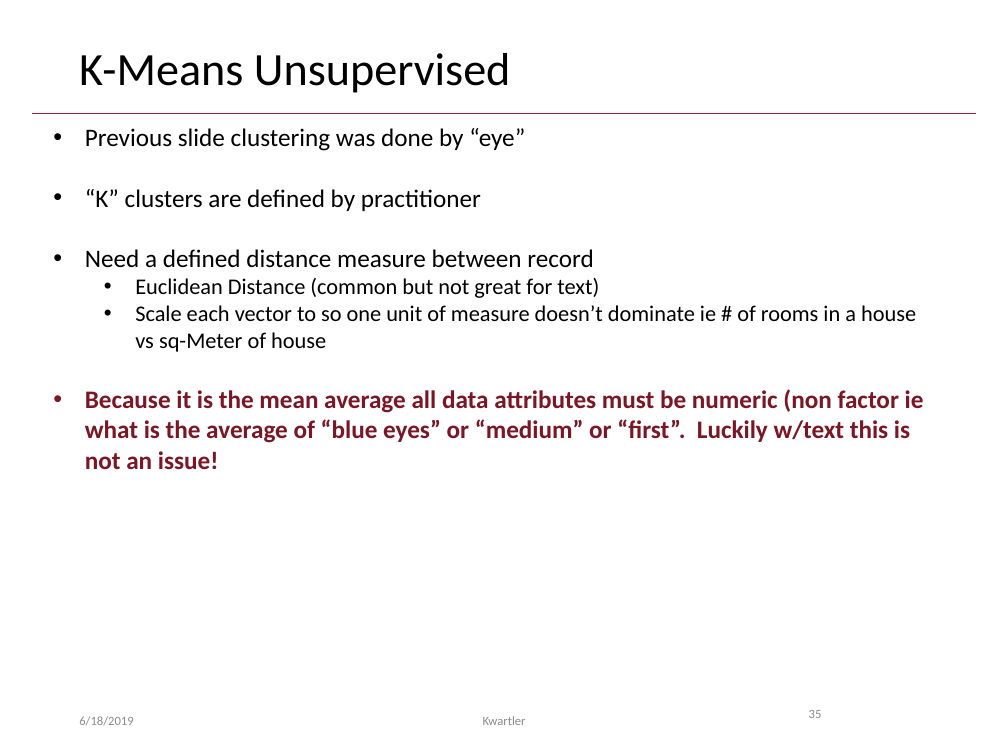
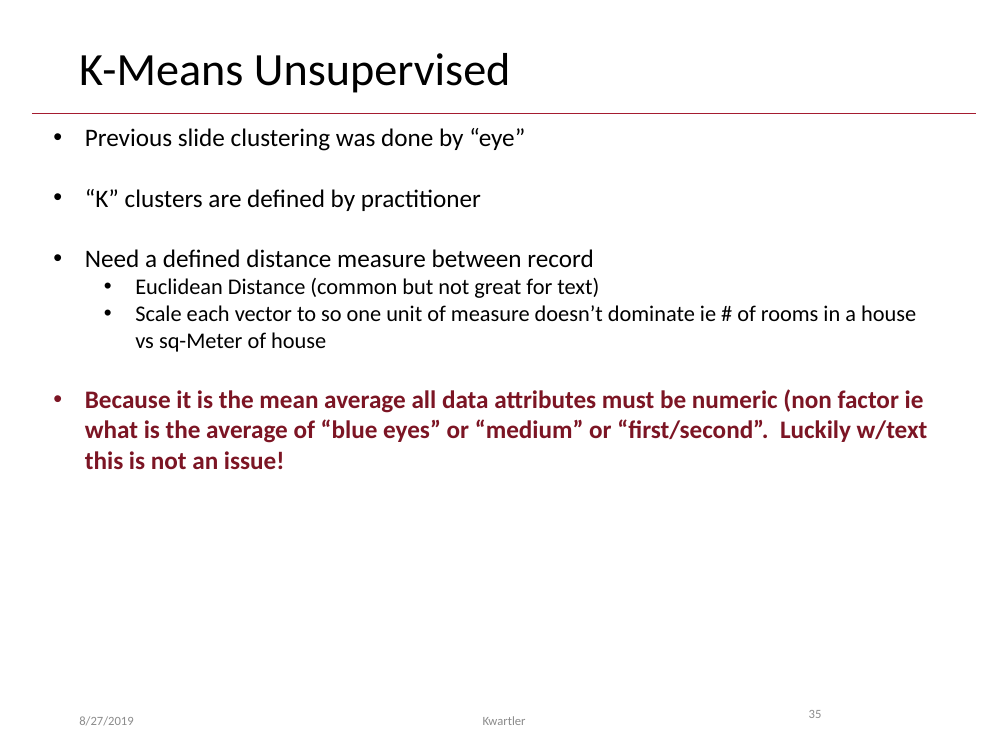
Before and after one commit to kwartler/GSERM_TextMining, a slide deck: slide 35 of C_Wednesday/GSERM_Wedsnesday_UnsupervisedApproaches.pptx. Drawn at 1008x756 pixels with LibreOffice and Linux fonts; fonts in the diff are those of the drawing; background and template pictures are left out. Boxes give left, top, right and bottom in pixels: in the first picture for what was removed or moved away, otherwise in the second. Text is boxed around its words. In the diff, an @@ line names an element or a change of style, - is before the commit and + after.

Commit message:
add ppts

```diff
--- a/C_Wednesday/GSERM_Wedsnesday_UnsupervisedApproaches.pptx
+++ b/C_Wednesday/GSERM_Wedsnesday_UnsupervisedApproaches.pptx
@@ text at (85, 389, 928, 469): text changed @@
-• Because it is the mean average all data attributes must be numeric (non factor ie what is the average of “blue eyes” or “medium” or “first”. Luckily w/text this is not an issue!
+• Because it is the mean average all data attributes must be numeric (non factor ie what is the average of “blue eyes” or “medium” or “first/second”. Luckily w/text this is not an issue!
@@ text at (79, 716, 133, 726): text changed @@
-6/18/2019
+8/27/2019
```
Also in this commit, not shown: 45 other slides changed, 1 slide added.
